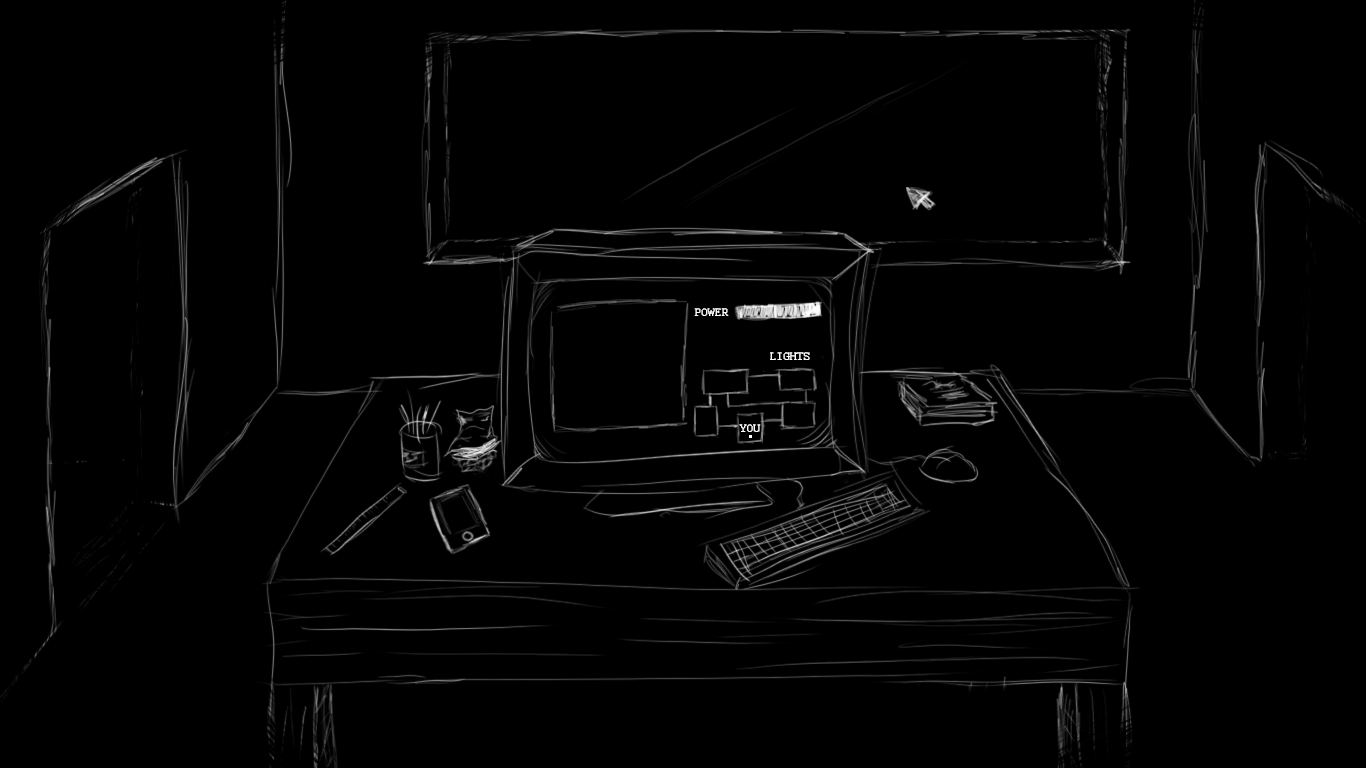
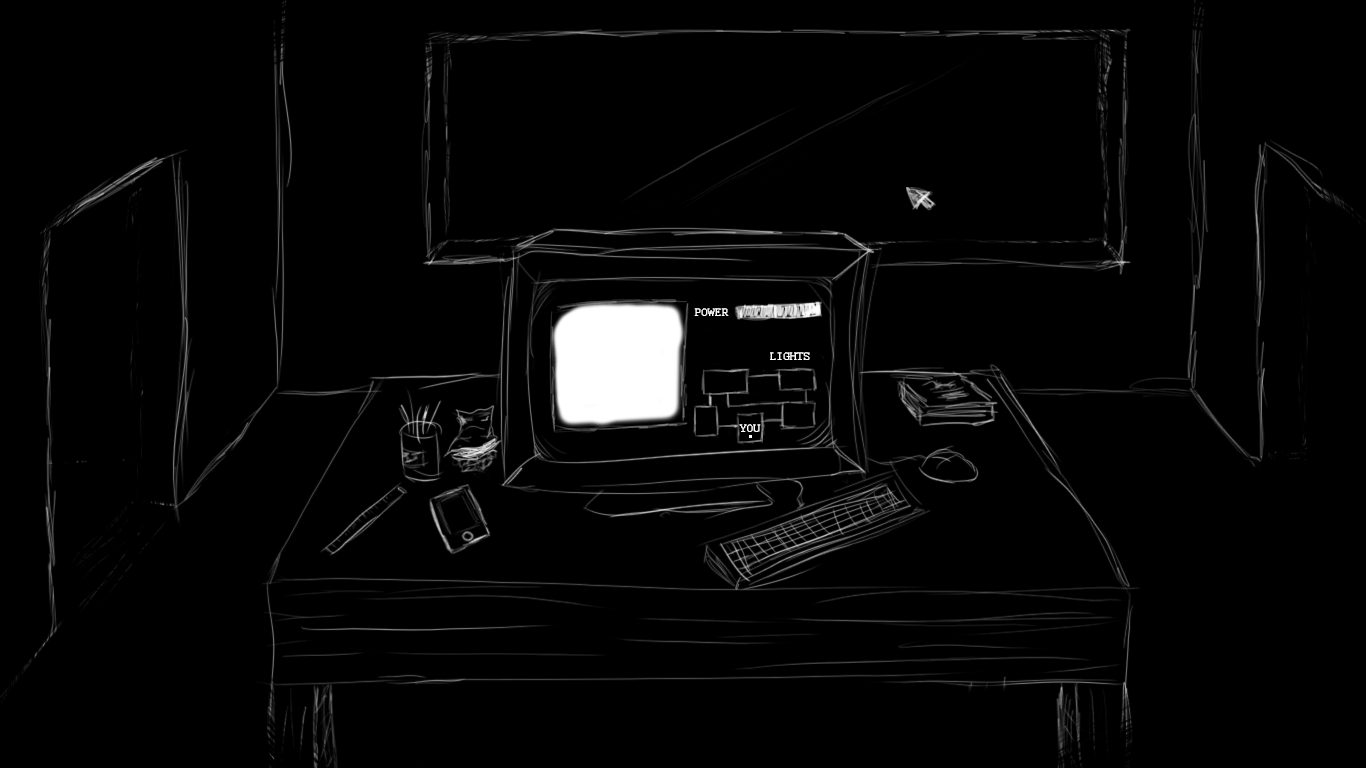
The second 1366px x 768px image is a revision of the first. Changes to its layers:
removed layer "Background" over (x1=550, y1=300, x2=686, y2=429)
renamed "2" to "bg_menu", opacity 75% → 100%, moved it out of group "noise", painted on it over (x1=550, y1=300, x2=686, y2=429)
